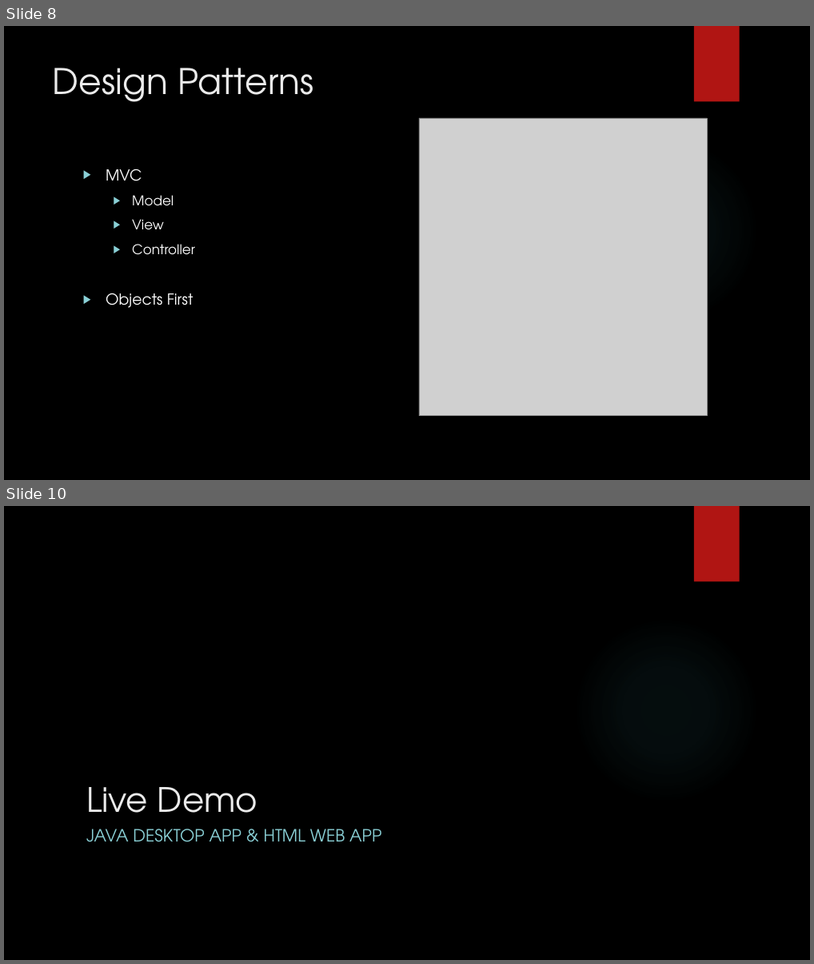
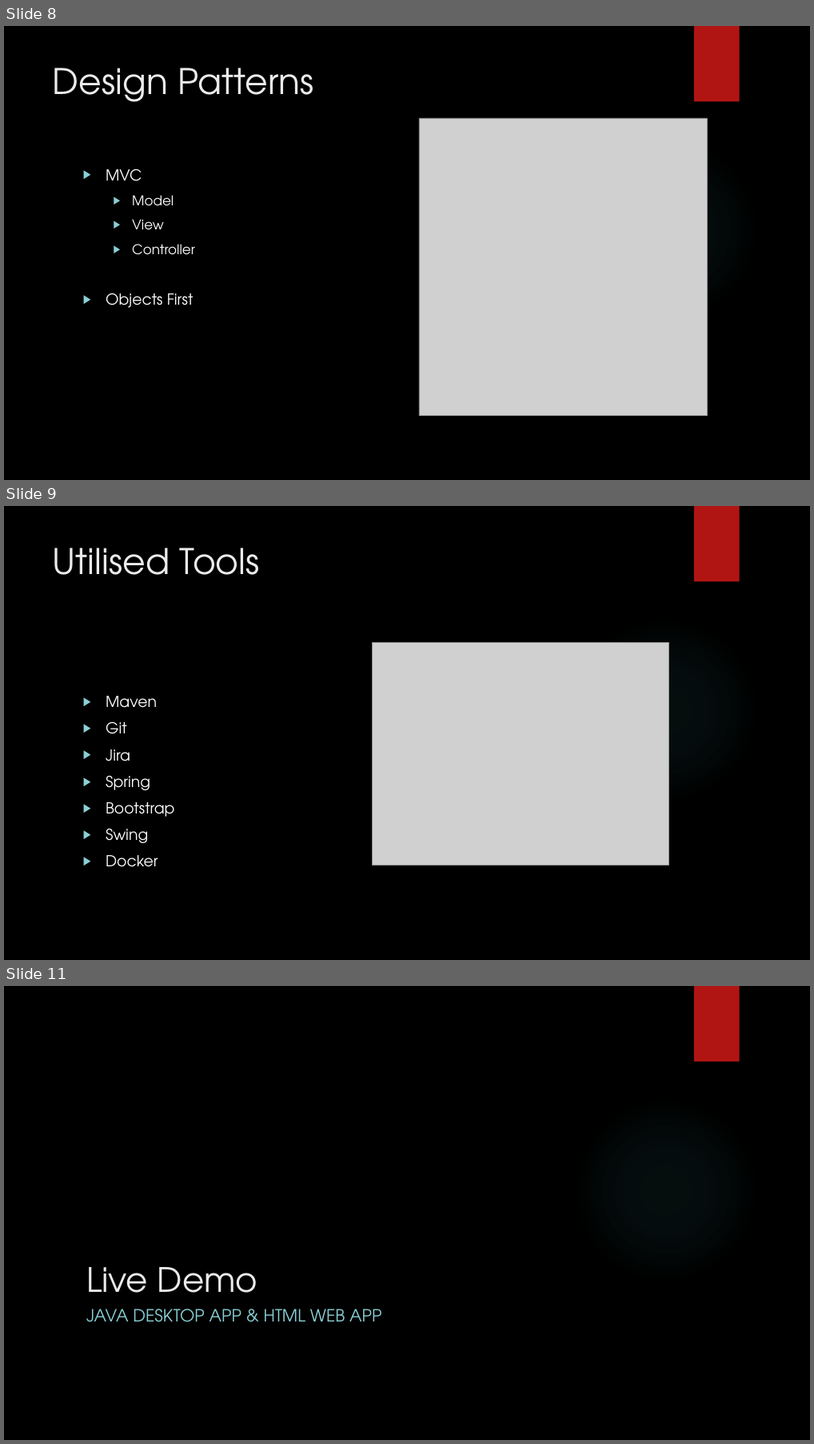
Before and after one commit to DaveWoodie/SpringWater, a slide deck: Project Springwater.pptx. Shown one above the other, each under a label of ours: slides 8 and 10 before the commit, slides 8, 9 and 11 after it; the slides between them are not shown. The pictures are 814x964 and 814x1444 pixels, drawn with LibreOffice and Linux fonts; fonts in the diff are those of the drawing; grey boxes stand for pictures; background and template pictures are left out. Boxes give left, top, right and bottom in pixels: in the first picture for what was removed or moved away, otherwise in the second. Text is boxed around its words. In the diff, an @@ line names an element or a change of style, - is before the commit and + after.

```diff
--- a/Project Springwater.pptx
+++ b/Project Springwater.pptx
@@ slide 9 added at bbox=[4, 506, 810, 960], background picture (left out); not listed: 2 template elements that a slide beside it also shows @@
@@ title added at bbox=[53, 548, 260, 575], 42 pt, text #EBEBEB @@
+Utilised Tools
@@ picture added at bbox=[373, 642, 669, 864] @@
@@ text added at bbox=[106, 696, 174, 867], 18 pt, text #FFFFFF @@
+▶ Maven
+▶ Git
+▶ Jira
+▶ Spring
+▶ Bootstrap
+▶ Swing
+▶ Docker
@@ what was slide 10 is now slide 11 @@
```
Also in this commit, not shown: 1 slide changed, 1 other slide added.
